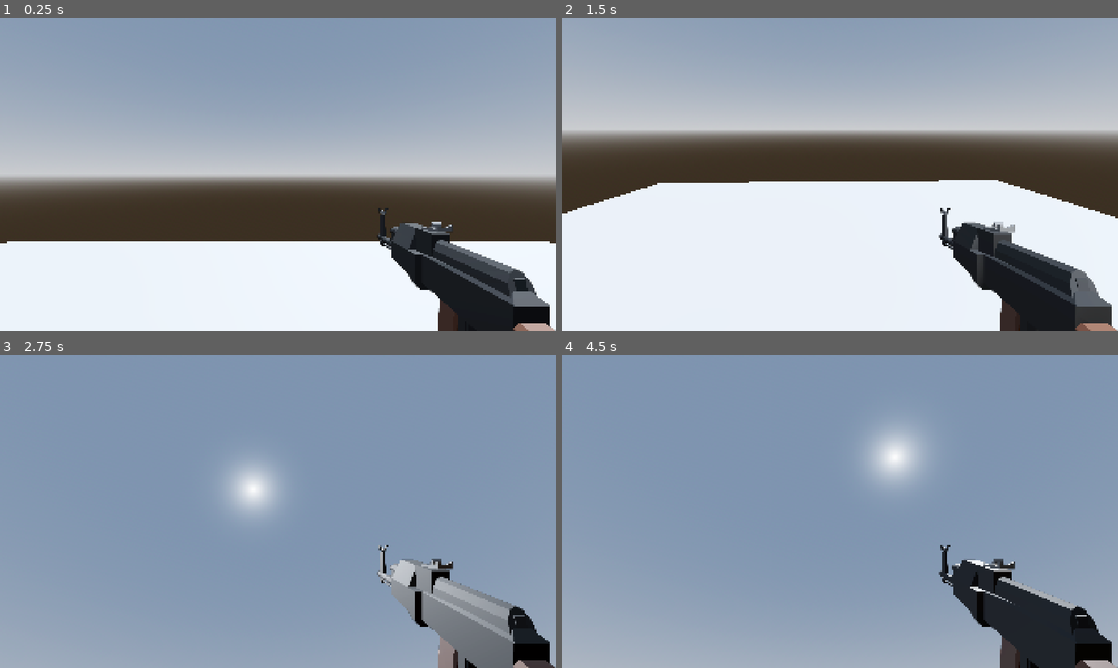
Above: before the commit, frames 1-4 (two rows, left to right).
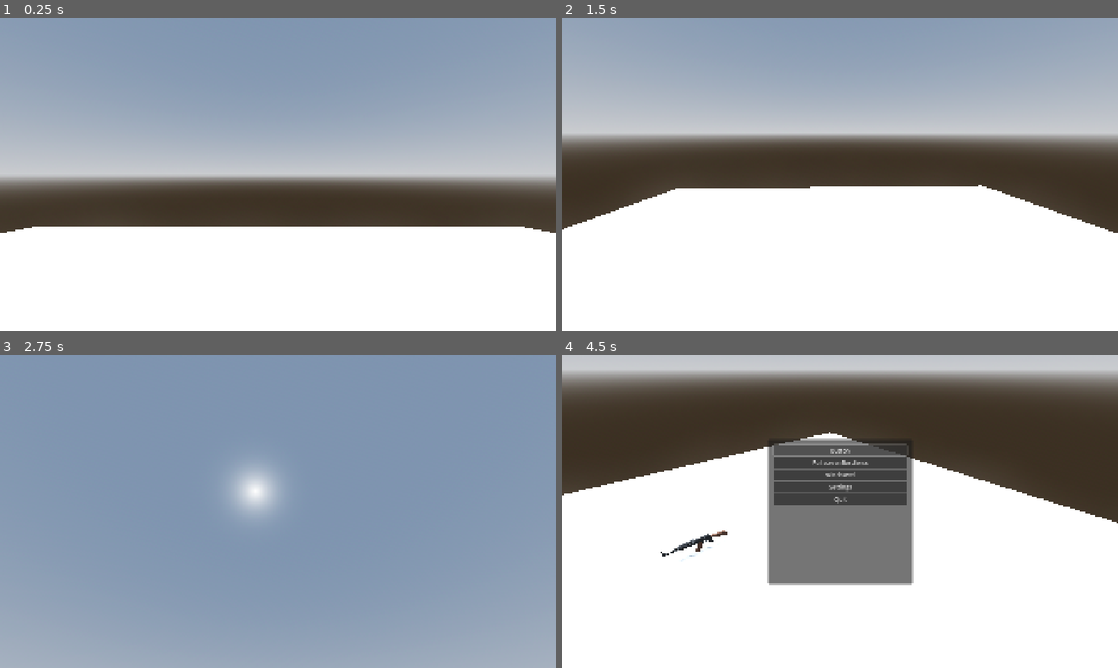
Above: after the commit, the same moments.

Repository: Hhk187/Zomopocalypse
Game: Godot game, scene res://Scenes/Levels/Level1/Level1.tscn
The game is run twice, just before and just after one commit, with the same random seed, the same clock (stepped at 60 frames per second) and the same inputs.
Inputs (mouse positions are in pixels of both pictures, inside the frame that each line leads up to):
- Up to frame 1 (0.25 s): no input
- Up to frame 2 (1.5 s): tap Enter (ui_accept) at 0.5, 0.6 s; move the mouse to (962, 158) at 0.52 s; hold Right (ui_right) 0.53-1.28 s; tap Space (play_jump, bound only after the commit) at 0.77, 1.07 s; tap G (play_drop, bound only after the commit) at 0.8, 1.35 s; move the mouse to (728, 190) at 1.27 s; hold Down (ui_down) from 1.28 s (still down)
- Up to frame 3 (2.75 s): tap Space (play_jump, bound only after the commit) at 1.52, 1.82, 2.3 s; tap F (play_pickup, bound only after the commit) at 1.55, 2.1 s; move the mouse to (333, 442) at 2.02 s; release Down (ui_down) at 2.03 s; hold Right (ui_right) from 2.03 s (still down)
- Up to frame 4 (4.5 s): tap Enter (ui_accept) at 2.75, 3.05, 3.6 s; move the mouse to (812, 574) at 2.77 s; release Right (ui_right) at 2.78 s; hold Up (ui_up) 2.78-3.53 s; tap Space (play_jump, bound only after the commit) at 2.85, 3.02, 3.32, 3.77, 4.07 s; move the mouse to (1006, 558) at 3.52 s; hold Left (ui_left) 3.53-4.25 s; tap G (play_drop, bound only after the commit) at 3.8 s; tap Escape (ui_cancel) at 4.15 s; click (840, 448) at 4.25 s, where only the run after the commit has a clickable "Button"

The runs differ from the first frame. In frame 1, 10% of the frame differs, in the area x 0-100%, y 60-100%; in frame 2, 12%; in frame 3, 5.5%; in frame 4, 100%, in the area x 0-100%, y 0-100%.

Commit message:
added: - weapon

Diff:
--- a/BaseScenes/BaseLevel/BaseLevel.tscn
+++ b/BaseScenes/BaseLevel/BaseLevel.tscn
@@ -30,3 +30,5 @@
 [node name="Players" type="Node" parent="."]
 
 [node name="Zombies" type="Node" parent="."]
+
+[node name="Items" type="Node" parent="."]
--- a/BaseScenes/BaseNodes/BaseStateRes.gd
+++ b/BaseScenes/BaseNodes/BaseStateRes.gd
@@ -11,6 +11,7 @@
 func _init(_name : String, _entity : BaseEntity) -> void:
 	name = _name
 	entity = _entity
+	state_manager_node = _entity.find_child("BaseStateManagerNode")
 
 func enter(_last_state : BaseStateRes = null, _args : Array = []):
 	pass
--- a/BaseScenes/BaseNodes/PlayerBaseState.gd
+++ b/BaseScenes/BaseNodes/PlayerBaseState.gd
@@ -13,26 +13,44 @@
 	if event is InputEventMouseMotion:
 		player.rotate_y(-(event.relative.x * 0.004))
 		player.neck.rotate_x(-(event.relative.y * 0.004))
+		player.neck.rotation_degrees.x = clamp(player.neck.rotation_degrees.x,-90.0, 90.0)
+
+		CameraPOV.sway2D(event.relative)
 
 
-func movements():
+
+func movements(delta):
 	# Handle jump.
-	if Input.is_action_just_pressed("ui_accept") and entity.is_on_floor():
+	if Input.is_action_just_pressed("play_jump") and entity.is_on_floor():
 		entity.velocity.y = JUMP_VELOCITY
 
 	# Get the input direction and handle the movement/deceleration.
 	# As good practice, you should replace UI actions with custom gameplay actions.
-	var input_dir := Input.get_vector("ui_left", "ui_right", "ui_up", "ui_down")
+	var input_dir := Input.get_vector("play_left", "play_right", "play_forward", "play_backward")
 	var direction := (entity.transform.basis * Vector3(input_dir.x, 0, input_dir.y)).normalized()
 	if direction:
-		entity.velocity.x = direction.x * SPEED
-		entity.velocity.z = direction.z * SPEED
+		entity.velocity.x = lerp(entity.velocity.x, direction.x * SPEED, 0.2)
+		entity.velocity.z = lerp(entity.velocity.z, direction.z * SPEED, 0.2)
 	else:
-		entity.velocity.x = move_toward(entity.velocity.x, 0, SPEED)
-		entity.velocity.z = move_toward(entity.velocity.z, 0, SPEED)
+		entity.velocity.x = lerp(entity.velocity.x, 0.0, 0.3)
+		entity.velocity.z = lerp(entity.velocity.z, 0.0, 0.3)
 
 	entity.move_and_slide()
 
+func just_fall(delta):
+	entity.velocity += entity.get_gravity() * delta
 
 func gravity(delta):
-	entity.velocity += entity.get_gravity() * delta
+	if not entity.is_on_floor():
+		change_state("falling")
+
+
+func interaction():
+	if entity.center_ray.is_colliding():
+		if Input.is_action_just_pressed("play_pickup") and not entity.right_hand.get_child_count():
+			var weapon = entity.center_ray.get_collider()
+			weapon.equipe()
+			weapon.get_parent().remove_child(weapon)
+			entity.right_hand.add_child(weapon)
+	if Input.is_action_just_pressed("play_drop") and entity.right_hand.get_child_count():
+		entity.right_hand.get_child(0).un_equipe()
--- /dev/null
+++ b/BaseScenes/BaseWeapon/BaseWeapon.tscn
@@ -0,0 +1,8 @@
+[gd_scene format=3 uid="uid://qsf1is5fnqvd"]
+
+[node name="BaseWeapon" type="RigidBody3D"]
+collision_layer = 16
+
+[node name="Model" type="Node3D" parent="."]
+
+[node name="CollisionShape3D" type="CollisionShape3D" parent="."]
--- a/Scenes/Levels/Level1/Level1.tscn
+++ b/Scenes/Levels/Level1/Level1.tscn
@@ -1,13 +1,26 @@
-[gd_scene load_steps=3 format=3 uid="uid://dsrqiwqcqmq5v"]
+[gd_scene load_steps=7 format=3 uid="uid://dsrqiwqcqmq5v"]
 
 [ext_resource type="PackedScene" uid="uid://cs7x65e5s6akq" path="res://BaseScenes/BaseLevel/BaseLevel.tscn" id="1_f14l5"]
+[ext_resource type="Texture2D" uid="uid://cq4myw5o3i3y5" path="res://addons/kenney_prototype_textures/light/texture_06.png" id="2_27y4v"]
 [ext_resource type="PackedScene" uid="uid://baq5fam5xesra" path="res://Scenes/Player/Player.tscn" id="2_i2byd"]
+[ext_resource type="PackedScene" uid="uid://dnblltv50fky0" path="res://Scenes/Weapons/Ranged/Ak/Ak.tscn" id="4_6ru1v"]
+
+[sub_resource type="StandardMaterial3D" id="StandardMaterial3D_6ru1v"]
+albedo_texture = ExtResource("2_27y4v")
+
+[sub_resource type="StandardMaterial3D" id="StandardMaterial3D_207nm"]
+uv1_triplanar = true
 
 [node name="BaseLevel" instance=ExtResource("1_f14l5")]
 
 [node name="CSGBox3D" type="CSGBox3D" parent="Objects" index="0"]
 transform = Transform3D(1, 0, 0, 0, 1, 0, 0, 0, 1, 0, -1, 0)
+material_override = SubResource("StandardMaterial3D_6ru1v")
 use_collision = true
 size = Vector3(16, 1, 13)
+material = SubResource("StandardMaterial3D_207nm")
 
-[node name="CharacterBody3D" parent="Players" index="0" instance=ExtResource("2_i2byd")]
+[node name="Player" parent="Players" index="0" instance=ExtResource("2_i2byd")]
+
+[node name="BaseWeapon" parent="Items" index="0" instance=ExtResource("4_6ru1v")]
+transform = Transform3D(1, 0, 0, 0, 1, 0, 0, 0, 1, 3.53492, 0.855226, 0)
--- a/Scenes/Player/Player.tscn
+++ b/Scenes/Player/Player.tscn
@@ -1,15 +1,15 @@
-[gd_scene load_steps=9 format=3 uid="uid://baq5fam5xesra"]
+[gd_scene load_steps=8 format=3 uid="uid://baq5fam5xesra"]
 
 [ext_resource type="PackedScene" uid="uid://d30ipjyyopunc" path="res://BaseScenes/BaseEntity/BaseEntity.tscn" id="1_s0eop"]
 [ext_resource type="Script" uid="uid://bo2urmd8u6hwt" path="res://BaseScenes/BaseNodes/BaseStateManagerNode.gd" id="2_ft8w5"]
 [ext_resource type="Script" uid="uid://bycwuf3w0etdn" path="res://Scenes/Player/player.gd" id="2_h54ih"]
 [ext_resource type="Script" uid="uid://c2jnm5ucuwppv" path="res://Scenes/Player/pitch.gd" id="2_t26db"]
+[ext_resource type="Script" uid="uid://d38jr4b2o6pr4" path="res://Scenes/Player/right_hand.gd" id="4_fk5o5"]
 [ext_resource type="Script" uid="uid://0a3iovwytv30" path="res://BaseScenes/BaseNodes/BaseInputsNode.gd" id="4_t26db"]
-[ext_resource type="PackedScene" uid="uid://c372uodbmwnkv" path="res://Assets/Models/Weapons/Low Poly Weapons Pack-glb/Assault Rifle-XGeBGFQxYg.glb" id="4_ude3g"]
-[ext_resource type="PackedScene" uid="uid://cxoditwtcywk0" path="res://Assets/Models/Weapons/Low Poly Weapons Pack-glb/Pistol-L1u7KkJzY2.glb" id="5_4wape"]
-[ext_resource type="PackedScene" uid="uid://dwtu2oloffgpr" path="res://Assets/Models/Weapons/Low Poly Weapons Pack-glb/Assault Rifle.glb" id="6_t26db"]
+[ext_resource type="Script" uid="uid://5g4ya4k75jdd" path="res://Scenes/Player/camera_pov.gd" id="6_825xp"]
 
 [node name="Player" instance=ExtResource("1_s0eop")]
+collision_layer = 2
 script = ExtResource("2_h54ih")
 
 [node name="MeshInstance3D" parent="Model" index="0"]
@@ -24,65 +24,39 @@
 [node name="Camera3D" type="Camera3D" parent="Pitch/Yaw" index="0"]
 cull_mask = 1048569
 current = true
+fov = 80.0
 
 [node name="RightHand" type="Marker3D" parent="Pitch/Yaw/Camera3D" index="0"]
 transform = Transform3D(1, 0, 0, 0, 0.999999, -3.72529e-09, 0, 3.72529e-09, 0.999999, 0.501739, 0.00229895, 0.079279)
+script = ExtResource("4_fk5o5")
 
-[node name="Assault Rifle-XGeBGFQxYg" parent="Pitch/Yaw/Camera3D/RightHand" index="0" instance=ExtResource("4_ude3g")]
-transform = Transform3D(0.2, 0, 0, 0, 0.2, 9.31323e-10, 0, -9.31323e-10, 0.2, 0, -0.0103863, -0.219136)
+[node name="CenterRay" type="RayCast3D" parent="Pitch/Yaw/Camera3D" index="1"]
+target_position = Vector3(0, 0, -5)
+collision_mask = 16
 
-[node name="AssaultRIfle_01_Cube_002" parent="Pitch/Yaw/Camera3D/RightHand/Assault Rifle-XGeBGFQxYg" index="0"]
-layers = 2
-
-[node name="Pistol-L1u7KkJzY2" parent="Pitch/Yaw/Camera3D/RightHand" index="1" instance=ExtResource("5_4wape")]
-transform = Transform3D(-0.05, 0, 4.37114e-09, 1.11022e-16, 0.05, 0, -4.37114e-09, 0, -0.05, 0.0110458, 0.0120192, -0.0126399)
-visible = false
-
-[node name="Pistol_01_Cube_004" parent="Pitch/Yaw/Camera3D/RightHand/Pistol-L1u7KkJzY2" index="0"]
-layers = 2
-
-[node name="RayCast3D" type="RayCast3D" parent="Pitch/Yaw/Camera3D" index="1"]
-target_position = Vector3(0, 0, -5)
-
-[node name="SubViewportContainer" type="SubViewportContainer" parent="Pitch/Yaw/Camera3D" index="2"]
+[node name="SubViewportContainerPOV" type="SubViewportContainer" parent="Pitch/Yaw/Camera3D" index="2"]
 offset_right = 1920.0
 offset_bottom = 1080.0
+mouse_filter = 2
 stretch = true
 
-[node name="SubViewport" type="SubViewport" parent="Pitch/Yaw/Camera3D/SubViewportContainer" index="0"]
+[node name="SubViewport" type="SubViewport" parent="Pitch/Yaw/Camera3D/SubViewportContainerPOV" index="0"]
 transparent_bg = true
 handle_input_locally = false
 canvas_cull_mask = 4294967293
 size = Vector2i(1920, 1080)
 render_target_update_mode = 4
 
-[node name="CameraPOV" type="Camera3D" parent="Pitch/Yaw/Camera3D/SubViewportContainer/SubViewport" index="0"]
+[node name="CameraPOV" type="Camera3D" parent="Pitch/Yaw/Camera3D/SubViewportContainerPOV/SubViewport" index="0"]
 transform = Transform3D(1, 0, 0, 0, 1, 0, 0, 0, 1, 0, 1.48287, -0.352809)
 cull_mask = 12
 fov = 35.0
+script = ExtResource("6_825xp")
 
-[node name="RightHandPOV" type="Marker3D" parent="Pitch/Yaw/Camera3D/SubViewportContainer/SubViewport/CameraPOV" index="0"]
+[node name="RightHandPOV" type="Marker3D" parent="Pitch/Yaw/Camera3D/SubViewportContainerPOV/SubViewport/CameraPOV" index="0"]
 transform = Transform3D(1, 0, 0, 0, 1, 0, 0, 0, 1, 0.238295, -0.186528, -0.576225)
 
-[node name="Assault Rifle-XGeBGFQxYg" parent="Pitch/Yaw/Camera3D/SubViewportContainer/SubViewport/CameraPOV/RightHandPOV" index="0" instance=ExtResource("4_ude3g")]
-transform = Transform3D(0.2, 0, 0, 0, 0.2, 0, 0, 0, 0.2, 0, 0.0366234, -0.184427)
-
-[node name="AssaultRIfle_01_Cube_002" parent="Pitch/Yaw/Camera3D/SubViewportContainer/SubViewport/CameraPOV/RightHandPOV/Assault Rifle-XGeBGFQxYg" index="0"]
-layers = 4
-
-[node name="Pistol-L1u7KkJzY2" parent="Pitch/Yaw/Camera3D/SubViewportContainer/SubViewport/CameraPOV/RightHandPOV" index="1" instance=ExtResource("5_4wape")]
-transform = Transform3D(-0.05, 0, -7.54978e-09, 0, 0.05, 0, 7.54979e-09, 0, -0.05, 0.0110457, 0.0786536, -0.136114)
-visible = false
-
-[node name="Pistol_01_Cube_004" parent="Pitch/Yaw/Camera3D/SubViewportContainer/SubViewport/CameraPOV/RightHandPOV/Pistol-L1u7KkJzY2" index="0"]
-layers = 4
-
-[node name="Assault Rifle" parent="Pitch/Yaw/Camera3D/SubViewportContainer/SubViewport/CameraPOV/RightHandPOV" index="2" instance=ExtResource("6_t26db")]
-transform = Transform3D(-0.2, -1.4518e-06, -1.46071e-06, -1.4518e-06, 0.2, 0, 1.46071e-06, 1.06033e-11, -0.2, 0.00308269, 0.0589838, -0.177803)
-visible = false
-
-[node name="AssaultRIfle_03_001_Cube_001" parent="Pitch/Yaw/Camera3D/SubViewportContainer/SubViewport/CameraPOV/RightHandPOV/Assault Rifle" index="0"]
-layers = 4
+[node name="Offset" type="Marker3D" parent="Pitch/Yaw/Camera3D/SubViewportContainerPOV/SubViewport/CameraPOV/RightHandPOV" index="0"]
 
 [node name="BaseStateManagerNode" type="Node" parent="." index="3"]
 script = ExtResource("2_ft8w5")
@@ -92,8 +66,5 @@
 script = ExtResource("4_t26db")
 metadata/_custom_type_script = "uid://0a3iovwytv30"
 
-[editable path="Pitch/Yaw/Camera3D/RightHand/Assault Rifle-XGeBGFQxYg"]
-[editable path="Pitch/Yaw/Camera3D/RightHand/Pistol-L1u7KkJzY2"]
-[editable path="Pitch/Yaw/Camera3D/SubViewportContainer/SubViewport/CameraPOV/RightHandPOV/Assault Rifle-XGeBGFQxYg"]
-[editable path="Pitch/Yaw/Camera3D/SubViewportContainer/SubViewport/CameraPOV/RightHandPOV/Pistol-L1u7KkJzY2"]
-[editable path="Pitch/Yaw/Camera3D/SubViewportContainer/SubViewport/CameraPOV/RightHandPOV/Assault Rifle"]
+[connection signal="child_entered_tree" from="Pitch/Yaw/Camera3D/RightHand" to="Pitch/Yaw/Camera3D/RightHand" method="_on_child_entered_tree"]
+[connection signal="child_exiting_tree" from="Pitch/Yaw/Camera3D/RightHand" to="Pitch/Yaw/Camera3D/RightHand" method="_on_child_exiting_tree"]
--- a/Scenes/Player/States/fall.gd
+++ /dev/null
@@ -1 +0,0 @@
-extends PlayerBaseState
--- /dev/null
+++ b/Scenes/Player/States/falling.gd
@@ -0,0 +1,14 @@
+extends PlayerBaseState
+
+
+
+
+
+func physics_process(delta):
+    just_fall(delta)
+
+    if entity.is_on_floor():
+        change_state("walking")
+
+    movements(delta)
+    interaction()
--- a/Scenes/Player/States/idle.gd
+++ b/Scenes/Player/States/idle.gd
@@ -1 +1,10 @@
 extends PlayerBaseState
+
+
+
+
+func physics_process(delta):
+	if Input.get_vector("play_left", "play_right", "play_forward", "play_backward") != Vector2.ZERO:
+		change_state("walking")
+	gravity(delta)
+	interaction()
--- a/Scenes/Player/States/walk.gd
+++ /dev/null
@@ -1 +0,0 @@
-extends PlayerBaseState
--- /dev/null
+++ b/Scenes/Player/States/walking.gd
@@ -0,0 +1,11 @@
+extends PlayerBaseState
+
+
+
+
+
+
+func physics_process(delta):
+	movements(delta)
+	gravity(delta)
+	interaction()
--- /dev/null
+++ b/Scenes/Player/camera_pov.gd
@@ -0,0 +1,27 @@
+extends Camera3D
+class_name CameraPOV
+
+static var sway : Vector3
+
+@onready var right_hand_pov: Marker3D = $RightHandPOV/Offset
+
+var player : PlayerBaseEntity
+
+func _ready() -> void:
+	player = owner as PlayerBaseEntity
+
+
+# Called every frame. 'delta' is the elapsed time since the previous frame.
+func _physics_process(delta: float) -> void:
+	right_hand_pov.position = sway
+	sway = sway.lerp(Vector3.ZERO, delta*5)
+	# right_hand_pov.position = right_hand_pov.position.clamp(right_hand_pov.position, Vector3(0.5,0.5,0.5))
+
+
+static func sway2D(sway_amount : Vector2):
+	sway.x -= sway_amount.x*0.00005
+	sway.y += sway_amount.y*0.00005
+
+
+static func sway3D(sway_amount : Vector3):
+	sway -= sway_amount*0.0005
--- a/Scenes/Player/pitch.gd
+++ b/Scenes/Player/pitch.gd
@@ -1,11 +1,13 @@
 extends Node3D
 
+@onready var camera_pov: Camera3D = $Yaw/Camera3D/SubViewportContainerPOV/SubViewport/CameraPOV
+@onready var sub_viewport_container_pov: SubViewportContainer = $Yaw/Camera3D/SubViewportContainerPOV
+
 @onready var camera_3d: Camera3D = $Yaw/Camera3D
-@onready var camera_pov: Camera3D = $Yaw/Camera3D/SubViewportContainer/SubViewport/CameraPOV
-
 
 # Called when the node enters the scene tree for the first time.
 func _ready() -> void:
+	sub_viewport_container_pov.size = DisplayServer.screen_get_size()
 	pass # Replace with function body.
 
 
--- a/Scenes/Player/player.gd
+++ b/Scenes/Player/player.gd
@@ -4,4 +4,6 @@
 
 @onready var neck: Node3D = $Pitch
 @onready var right_hand: Marker3D = $Pitch/Yaw/Camera3D/RightHand
-@onready var right_hand_pov: Marker3D = $Pitch/Yaw/Camera3D/SubViewportContainer/SubViewport/CameraPOV/RightHandPOV
+@onready var right_hand_pov: Marker3D = $Pitch/Yaw/Camera3D/SubViewportContainerPOV/SubViewport/CameraPOV/RightHandPOV
+
+@onready var center_ray: RayCast3D = $Pitch/Yaw/Camera3D/CenterRay
--- /dev/null
+++ b/Scenes/Player/right_hand.gd
@@ -0,0 +1,12 @@
+extends Marker3D
+class_name RightHand
+
+@onready var offset: Marker3D = $"../SubViewportContainerPOV/SubViewport/CameraPOV/RightHandPOV/Offset"
+
+func _on_child_entered_tree(node: Node) -> void:
+	if offset:
+		offset.add_child(node.find_child("Model").duplicate())
+
+
+func _on_child_exiting_tree(node: Node) -> void:
+	offset.get_child(0).queue_free()
--- /dev/null
+++ b/Scenes/Weapons/Ranged/Ak/Ak.tscn
@@ -0,0 +1,20 @@
+[gd_scene load_steps=5 format=3 uid="uid://dnblltv50fky0"]
+
+[ext_resource type="PackedScene" uid="uid://qsf1is5fnqvd" path="res://BaseScenes/BaseWeapon/BaseWeapon.tscn" id="1_1erx4"]
+[ext_resource type="Script" uid="uid://dqubptjcohlg8" path="res://base_weapon.gd" id="2_lql1c"]
+[ext_resource type="PackedScene" uid="uid://c372uodbmwnkv" path="res://Assets/Models/Weapons/Low Poly Weapons Pack-glb/Assault Rifle-XGeBGFQxYg.glb" id="3_k25jp"]
+
+[sub_resource type="BoxShape3D" id="BoxShape3D_1erx4"]
+size = Vector3(0.115, 0.365, 0.83)
+
+[node name="BaseWeapon" instance=ExtResource("1_1erx4")]
+script = ExtResource("2_lql1c")
+
+[node name="Assault Rifle-XGeBGFQxYg" parent="Model" index="0" instance=ExtResource("3_k25jp")]
+transform = Transform3D(0.2, 0, 0, 0, 0.2, 0, 0, 0, 0.2, 0, 0.0398744, -0.175551)
+
+[node name="CollisionShape3D" parent="." index="1"]
+transform = Transform3D(1, 0, 0, 0, 1, 0, 0, 0, 1, 0, 0.00155091, -0.0992577)
+shape = SubResource("BoxShape3D_1erx4")
+
+[editable path="Model/Assault Rifle-XGeBGFQxYg"]
--- /dev/null
+++ b/Singleton/Client/Client.gd
@@ -0,0 +1 @@
+extends Node
--- /dev/null
+++ b/Singleton/IngameMenu/IngameMenu.tscn
@@ -0,0 +1,64 @@
+[gd_scene load_steps=2 format=3 uid="uid://ry71rpvokoh3"]
+
+[ext_resource type="Script" uid="uid://dtn0o8sijbrvb" path="res://Singleton/IngameMenu/ingame_menu.gd" id="1_30l4m"]
+
+[node name="IngameMenu" type="Control"]
+visible = false
+layout_mode = 3
+anchors_preset = 15
+anchor_right = 1.0
+anchor_bottom = 1.0
+grow_horizontal = 2
+grow_vertical = 2
+script = ExtResource("1_30l4m")
+
+[node name="CenterContainer" type="CenterContainer" parent="."]
+layout_mode = 1
+anchors_preset = 15
+anchor_right = 1.0
+anchor_bottom = 1.0
+grow_horizontal = 2
+grow_vertical = 2
+
+[node name="PanelContainer" type="PanelContainer" parent="CenterContainer"]
+custom_minimum_size = Vector2(500, 500)
+layout_mode = 2
+
+[node name="MarginContainer" type="MarginContainer" parent="CenterContainer/PanelContainer"]
+layout_mode = 2
+theme_override_constants/margin_left = 20
+theme_override_constants/margin_top = 20
+theme_override_constants/margin_right = 20
+theme_override_constants/margin_bottom = 20
+
+[node name="VBoxContainer" type="VBoxContainer" parent="CenterContainer/PanelContainer/MarginContainer"]
+layout_mode = 2
+
+[node name="Resume" type="Button" parent="CenterContainer/PanelContainer/MarginContainer/VBoxContainer"]
+layout_mode = 2
+theme_override_font_sizes/font_size = 20
+text = "Button"
+
+[node name="FullscreenBordlerss" type="Button" parent="CenterContainer/PanelContainer/MarginContainer/VBoxContainer"]
+layout_mode = 2
+theme_override_font_sizes/font_size = 20
+text = "FullscreenBordlerss"
+
+[node name="Windowed" type="Button" parent="CenterContainer/PanelContainer/MarginContainer/VBoxContainer"]
+layout_mode = 2
+theme_override_font_sizes/font_size = 20
+text = "windowed"
+
+[node name="Settings" type="Button" parent="CenterContainer/PanelContainer/MarginContainer/VBoxContainer"]
+layout_mode = 2
+theme_override_font_sizes/font_size = 20
+text = "Settings"
+
+[node name="Quit" type="Button" parent="CenterContainer/PanelContainer/MarginContainer/VBoxContainer"]
+layout_mode = 2
+theme_override_font_sizes/font_size = 20
+text = "Quit
+"
+
+[connection signal="pressed" from="CenterContainer/PanelContainer/MarginContainer/VBoxContainer/FullscreenBordlerss" to="." method="_on_toggle_fullscreen_pressed"]
+[connection signal="pressed" from="CenterContainer/PanelContainer/MarginContainer/VBoxContainer/Windowed" to="." method="_on_windowed_pressed"]
--- /dev/null
+++ b/Singleton/IngameMenu/ingame_menu.gd
@@ -0,0 +1,25 @@
+extends Control
+
+
+var mouse_mode : bool = false:
+	set(value):
+		mouse_mode = value
+		PlayerBaseState.can_look_around = !value
+		if mouse_mode:
+			Input.mouse_mode = Input.MOUSE_MODE_VISIBLE
+		else:
+			Input.mouse_mode = Input.MOUSE_MODE_CAPTURED
+
+func _unhandled_key_input(event: InputEvent) -> void:
+	if event is InputEventKey:
+		if event.is_action_pressed("ui_cancel"):
+			visible = !visible
+			mouse_mode = visible
+		if event.is_action_pressed("debug_mouse_toggle"):
+			mouse_mode = !mouse_mode
+
+func _on_toggle_fullscreen_pressed() -> void:
+	DisplayServer.window_set_mode(DisplayServer.WINDOW_MODE_EXCLUSIVE_FULLSCREEN)
+
+func _on_windowed_pressed() -> void:
+	DisplayServer.window_set_mode(DisplayServer.WINDOW_MODE_WINDOWED)
--- /dev/null
+++ b/base_weapon.gd
@@ -0,0 +1,31 @@
+extends RigidBody3D
+class_name BaseWeapon
+
+@onready var model: Node3D = $Model
+@onready var collision_shape_3d: CollisionShape3D = $CollisionShape3D
+
+
+
+func un_equipe():
+	toggle(false)
+
+func equipe():
+	toggle(true)
+
+
+func toggle(value : bool):
+	var meshs = model.find_children("*", "MeshInstance3D") as Array[MeshInstance3D]
+	print(meshs)
+	for mesh in meshs:
+		mesh.set_layer_mask_value(1, !value)
+		mesh.set_layer_mask_value(2, value)
+		mesh.set_layer_mask_value(3, !value)
+	freeze = value
+	sleeping = value
+	collision_shape_3d.disabled = value
+	if value:
+		rotation = Vector3.ZERO
+		position = Vector3.ZERO
+	else:
+		linear_velocity -= transform.basis.z * 2
+		top_level = !value
--- a/project.godot
+++ b/project.godot
@@ -15,6 +15,10 @@
 config/features=PackedStringArray("4.4", "Forward Plus")
 config/icon="res://icon.svg"
 
+[autoload]
+
+IngameMenu="*res://Singleton/IngameMenu/IngameMenu.tscn"
+
 [display]
 
 window/size/viewport_width=1920
@@ -22,10 +26,72 @@
 window/size/window_width_override=960
 window/size/window_height_override=540
 window/stretch/mode="canvas_items"
+window/vsync/vsync_mode=2
+
+[input]
+
+debug_mouse_toggle={
+"deadzone": 0.2,
+"events": [Object(InputEventKey,"resource_local_to_scene":false,"resource_name":"","device":-1,"window_id":0,"alt_pressed":false,"shift_pressed":false,"ctrl_pressed":false,"meta_pressed":false,"pressed":false,"keycode":0,"physical_keycode":4194332,"key_label":0,"unicode":0,"location":0,"echo":false,"script":null)
+]
+}
+play_forward={
+"deadzone": 0.2,
+"events": [Object(InputEventKey,"resource_local_to_scene":false,"resource_name":"","device":-1,"window_id":0,"alt_pressed":false,"shift_pressed":false,"ctrl_pressed":false,"meta_pressed":false,"pressed":false,"keycode":0,"physical_keycode":87,"key_label":0,"unicode":122,"location":0,"echo":false,"script":null)
+]
+}
+play_backward={
+"deadzone": 0.2,
+"events": [Object(InputEventKey,"resource_local_to_scene":false,"resource_name":"","device":-1,"window_id":0,"alt_pressed":false,"shift_pressed":false,"ctrl_pressed":false,"meta_pressed":false,"pressed":false,"keycode":0,"physical_keycode":83,"key_label":0,"unicode":115,"location":0,"echo":false,"script":null)
+]
+}
+play_left={
+"deadzone": 0.2,
+"events": [Object(InputEventKey,"resource_local_to_scene":false,"resource_name":"","device":-1,"window_id":0,"alt_pressed":false,"shift_pressed":false,"ctrl_pressed":false,"meta_pressed":false,"pressed":false,"keycode":0,"physical_keycode":65,"key_label":0,"unicode":113,"location":0,"echo":false,"script":null)
+]
+}
+play_right={
+"deadzone": 0.2,
+"events": [Object(InputEventKey,"resource_local_to_scene":false,"resource_name":"","device":-1,"window_id":0,"alt_pressed":false,"shift_pressed":false,"ctrl_pressed":false,"meta_pressed":false,"pressed":false,"keycode":0,"physical_keycode":68,"key_label":0,"unicode":100,"location":0,"echo":false,"script":null)
+]
+}
+play_jump={
+"deadzone": 0.2,
+"events": [Object(InputEventKey,"resource_local_to_scene":false,"resource_name":"","device":-1,"window_id":0,"alt_pressed":false,"shift_pressed":false,"ctrl_pressed":false,"meta_pressed":false,"pressed":false,"keycode":0,"physical_keycode":32,"key_label":0,"unicode":32,"location":0,"echo":false,"script":null)
+]
+}
+play_use={
+"deadzone": 0.2,
+"events": [Object(InputEventKey,"resource_local_to_scene":false,"resource_name":"","device":-1,"window_id":0,"alt_pressed":false,"shift_pressed":false,"ctrl_pressed":false,"meta_pressed":false,"pressed":false,"keycode":0,"physical_keycode":69,"key_label":0,"unicode":101,"location":0,"echo":false,"script":null)
+]
+}
+play_fire={
+"deadzone": 0.2,
+"events": [Object(InputEventMouseButton,"resource_local_to_scene":false,"resource_name":"","device":-1,"window_id":0,"alt_pressed":false,"shift_pressed":false,"ctrl_pressed":false,"meta_pressed":false,"button_mask":0,"position":Vector2(0, 0),"global_position":Vector2(0, 0),"factor":1.0,"button_index":1,"canceled":false,"pressed":false,"double_click":false,"script":null)
+]
+}
+play_second={
+"deadzone": 0.2,
+"events": [Object(InputEventMouseButton,"resource_local_to_scene":false,"resource_name":"","device":-1,"window_id":0,"alt_pressed":false,"shift_pressed":false,"ctrl_pressed":false,"meta_pressed":false,"button_mask":0,"position":Vector2(0, 0),"global_position":Vector2(0, 0),"factor":1.0,"button_index":2,"canceled":false,"pressed":false,"double_click":false,"script":null)
+]
+}
+play_drop={
+"deadzone": 0.2,
+"events": [Object(InputEventKey,"resource_local_to_scene":false,"resource_name":"","device":-1,"window_id":0,"alt_pressed":false,"shift_pressed":false,"ctrl_pressed":false,"meta_pressed":false,"pressed":false,"keycode":0,"physical_keycode":71,"key_label":0,"unicode":103,"location":0,"echo":false,"script":null)
+]
+}
+play_pickup={
+"deadzone": 0.2,
+"events": [Object(InputEventKey,"resource_local_to_scene":false,"resource_name":"","device":-1,"window_id":0,"alt_pressed":false,"shift_pressed":false,"ctrl_pressed":false,"meta_pressed":false,"pressed":false,"keycode":0,"physical_keycode":70,"key_label":0,"unicode":102,"location":0,"echo":false,"script":null)
+]
+}
 
 [layer_names]
 
 3d_render/layer_1="World3D"
 3d_render/layer_2="Player"
 3d_render/layer_3="POV"
-3d_render/layer_4="Envoirment"
+3d_render/layer_4="Enviorment"
+3d_physics/layer_1="World"
+3d_physics/layer_2="player"
+3d_physics/layer_5="Pickupable"
Renamed: Scenes/Player/States/fall.gd.uid -> Scenes/Player/States/falling.gd.uid
Not shown, removed: Scenes/Player/States/walk.gd.uid
Not shown, added: Scenes/Player/States/walking.gd.uid
Not shown, added: Scenes/Player/camera_pov.gd.uid
Not shown, added: Scenes/Player/right_hand.gd.uid
Not shown, added: Singleton/Client/Client.gd.uid
Not shown, added: Singleton/IngameMenu/ingame_menu.gd.uid
Not shown, added: addons/kenney_prototype_textures/LICENSE.txt
Binary file added: addons/kenney_prototype_textures/dark/texture_01.png
Not shown, added: addons/kenney_prototype_textures/dark/texture_01.png.import
Binary file added: addons/kenney_prototype_textures/dark/texture_02.png
Not shown, added: addons/kenney_prototype_textures/dark/texture_02.png.import
(and 153 more such lines)
